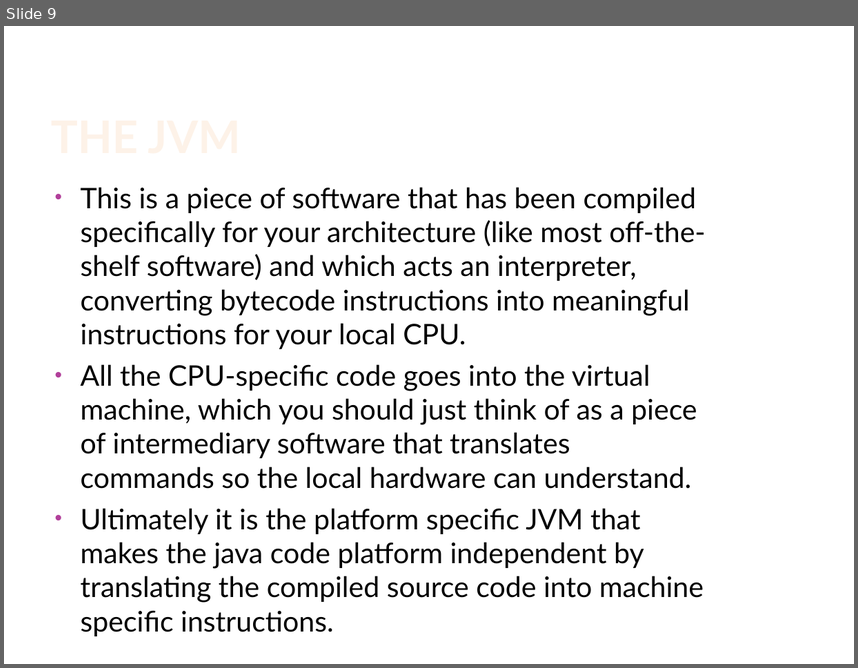
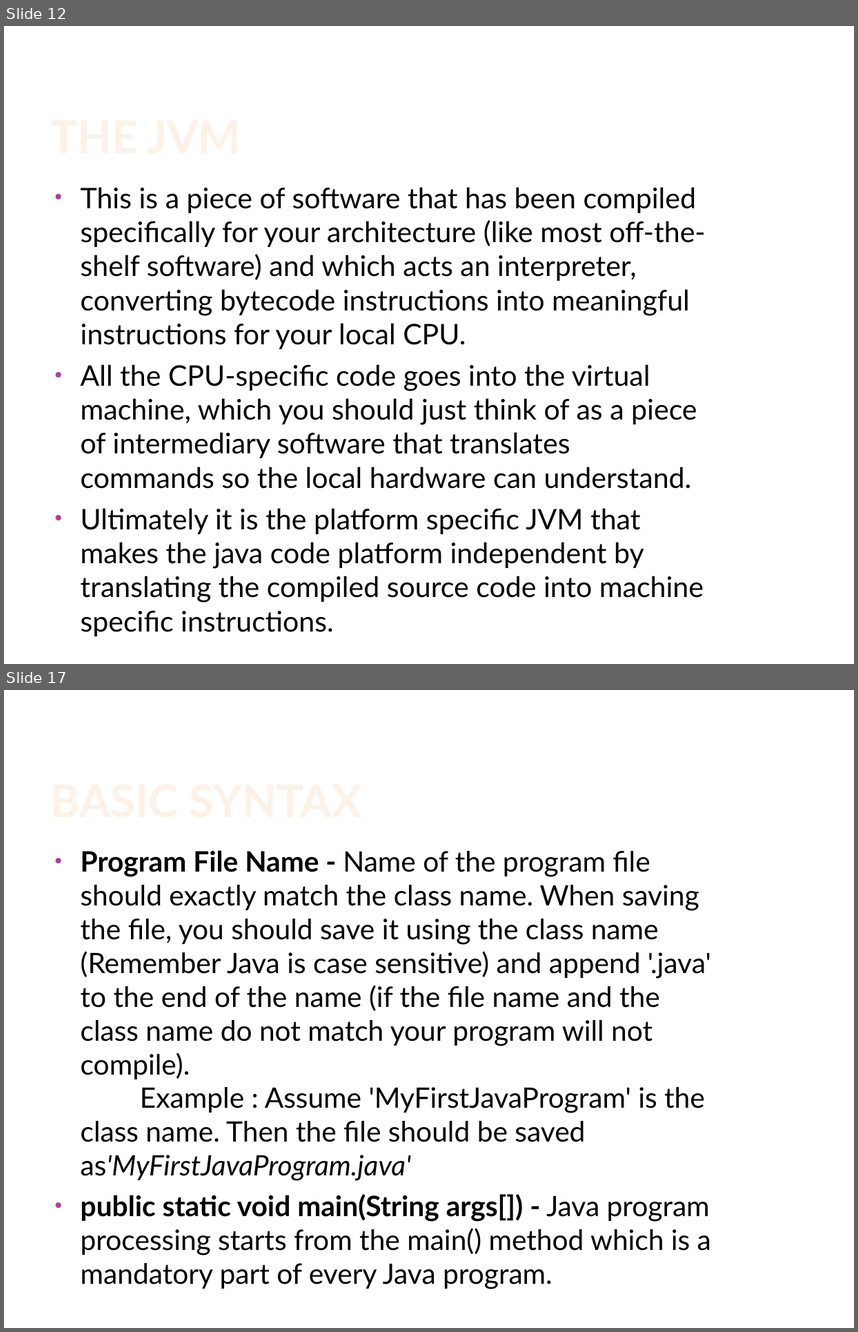
Before and after one commit to sanjeevir/all-my-resources, a slide deck: java/Object orientation.pptx. Shown one above the other, each under a label of ours: slide 9 before the commit, slides 12 and 17 after it; the slides between them are not shown. The pictures are 858x668 and 858x1332 pixels, drawn with LibreOffice and Linux fonts; fonts in the diff are those of the drawing; background and template pictures are left out. Boxes give left, top, right and bottom in pixels: in the first picture for what was removed or moved away, otherwise in the second. Text is boxed around its words. In the diff, an @@ line names an element or a change of style, - is before the commit and + after.

Commit message:
OOP concepts
Added few java examples and uml to OOP concepts

```diff
--- a/java/Object orientation.pptx
+++ b/java/Object orientation.pptx
@@ slide 17 added at (4, 690, 854, 1328), background #FFFFFF @@
@@ title added at (47, 720, 720, 826), 38 pt, text gradient #FEF7F1 to #FEF3E8 to #FBCF9C to #F9B94C, bold @@
+BASIC SYNTAX
@@ text added at (81, 850, 711, 1289), 23.8 pt, text #000000 @@
+• Program File Name - Name of the program file should exactly match the class name. When saving the file, you should save it using the class name (Remember Java is case sensitive) and append '.java' to the end of the name (if the file name and the class name do not match your program will not compile).
+  Example : Assume 'MyFirstJavaProgram' is the class name. Then the file should be saved as'MyFirstJavaProgram.java'
+• public static void main(String args[]) - Java program processing starts from the main() method which is a mandatory part of every Java program.
@@ what was slide 9 is now slide 12 @@
```
Also in this commit, not shown: 5 slides changed, 19 other slides added, 2 slides removed.
